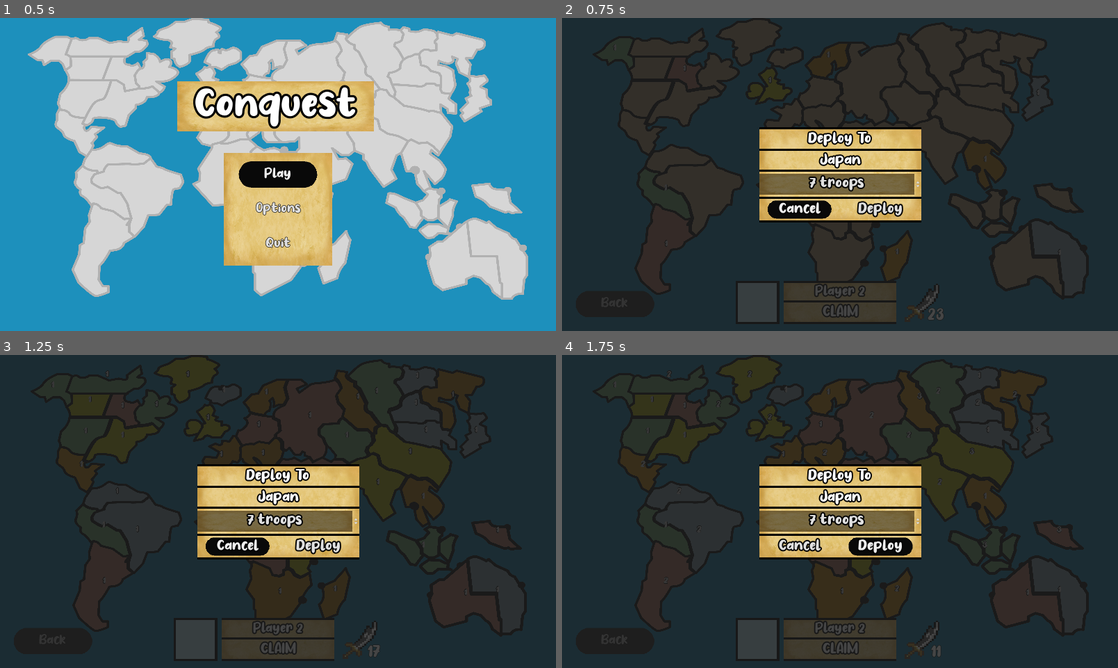
Above: before the commit, frames 1-4 (two rows, left to right).
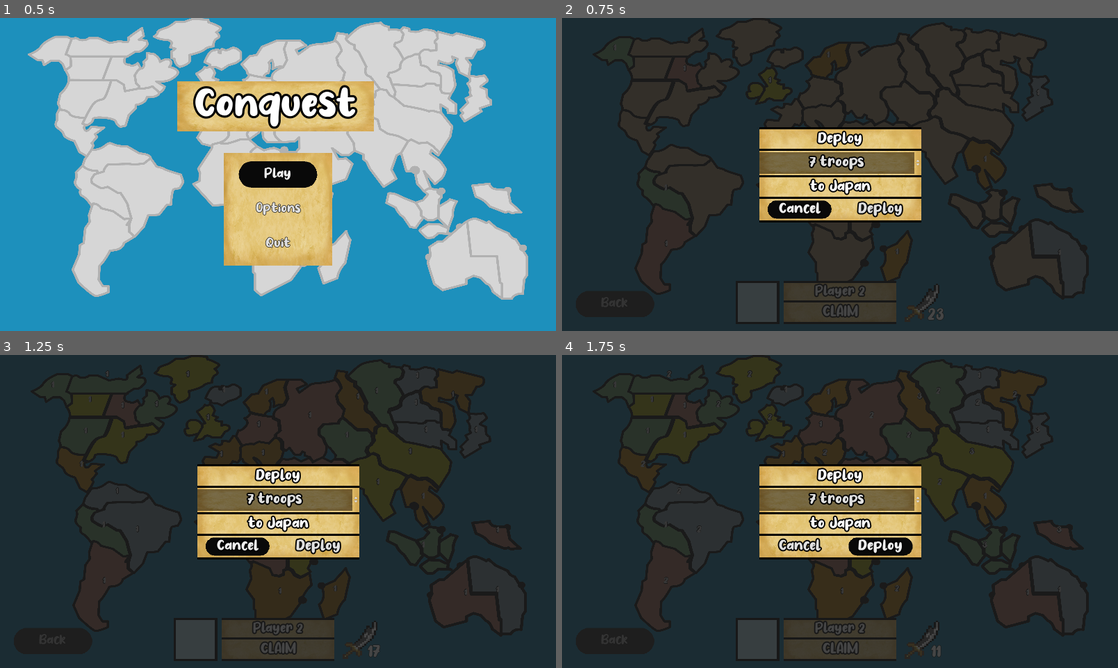
Above: after the commit, the same moments.

Repository: argosopentech/Conquest
Game: Godot game, scene res://Source/Main/Main.tscn
The game is run twice, just before and just after one commit, with the same random seed, the same clock (stepped at 60 frames per second) and the same inputs.
Inputs:
- Up to frame 1 (0.5 s): no input
- Up to frame 2 (0.75 s): click "Play" at 0.5 s
- Up to frame 3 (1.25 s): no input
- Up to frame 4 (1.75 s): click "Deploy" at 1.25 s

Frame 1 is identical in both runs. In frame 2, 4.2% of the frame differs, in the area x 35-65%, y 36-57%; in frame 3, 4.2%; in frame 4, 4.2%.

Commit message:
Alignment Fix

Diff:
--- a/Source/Gameplay/HUD/DeployMenu.tscn
+++ b/Source/Gameplay/HUD/DeployMenu.tscn
@@ -120,7 +120,7 @@
 margin_bottom = 46.0
 size_flags_horizontal = 3
 custom_fonts/font = SubResource( 3 )
-text = "Deploy To"
+text = "Deploy"
 align = 1
 valign = 1
 __meta__ = {
@@ -134,35 +134,35 @@
 rect_min_size = Vector2( 0, 5 )
 color = Color( 0, 0, 0, 1 )
 
-[node name="Country" type="Label" parent="Info"]
+[node name="TroopsRange" type="SpinBox" parent="Info"]
 margin_top = 59.0
 margin_right = 373.0
-margin_bottom = 96.0
-size_flags_horizontal = 3
-custom_fonts/font = SubResource( 2 )
-text = "Japan"
-align = 1
-valign = 1
-__meta__ = {
-"_edit_use_anchors_": false
-}
-
-[node name="MarginMid2" type="ColorRect" parent="Info"]
-margin_top = 100.0
-margin_right = 373.0
-margin_bottom = 105.0
-rect_min_size = Vector2( 0, 5 )
-color = Color( 0, 0, 0, 1 )
-
-[node name="TroopsRange" type="SpinBox" parent="Info"]
-margin_top = 109.0
-margin_right = 373.0
-margin_bottom = 158.0
+margin_bottom = 108.0
 rect_min_size = Vector2( 0, 49 )
 min_value = 1.0
 value = 1.0
 align = 1
 suffix = "troops"
+
+[node name="MarginMid2" type="ColorRect" parent="Info"]
+margin_top = 112.0
+margin_right = 373.0
+margin_bottom = 117.0
+rect_min_size = Vector2( 0, 5 )
+color = Color( 0, 0, 0, 1 )
+
+[node name="Country" type="Label" parent="Info"]
+margin_top = 121.0
+margin_right = 373.0
+margin_bottom = 158.0
+size_flags_horizontal = 3
+custom_fonts/font = SubResource( 2 )
+text = "to Japan"
+align = 1
+valign = 1
+__meta__ = {
+"_edit_use_anchors_": false
+}
 
 [node name="MarginMid3" type="ColorRect" parent="Info"]
 margin_top = 162.0
